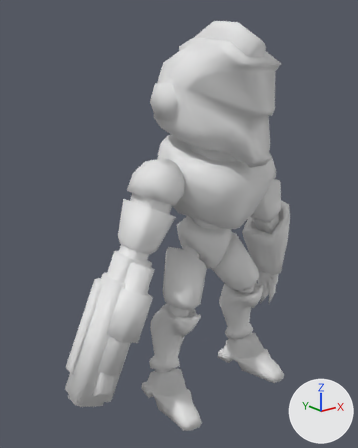
Before and after pictures for a commit that changed the FBX model Assets/Art/Models/hero/PK_model_monster_2.FBX.
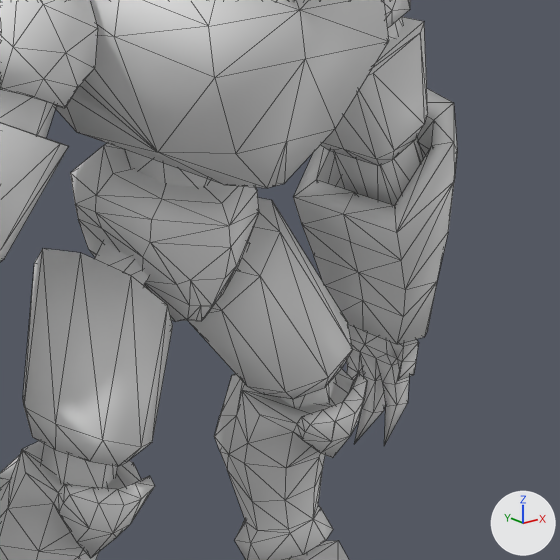
Each version is shown whole from a camera (50 mm lens) standing at (-1.628, -1.718, 1.656) and looking at (-0.195, 0.073, 0.94), then close up on the part from 44% to 89% of the width and 39% to 76% of the height. The axes (+X, +Y, +Z) are drawn at lower right. The lights are the same throughout. The close-ups show mesh edges as thin lines. Materials are left out; every surface is plain grey. Where no turn or scale is listed for an object, it has been applied to the vertices. Vertices at the same position are counted once.

Objects in the first close-up: 'PK_model_monster_2'.
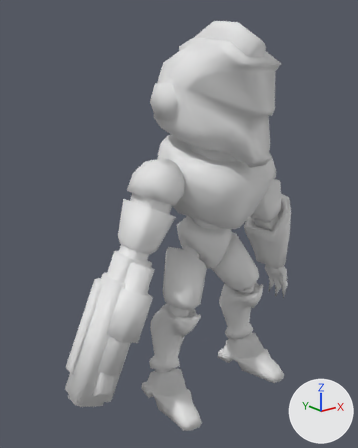
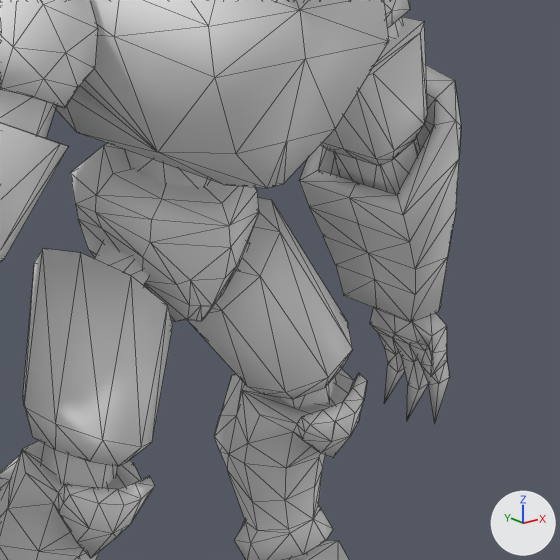
The newer file is also rescaled (x9.592), turned or shifted as a whole; pictures and numbers use the older file's frame.

Pixel boxes [x1, y1, x2, y2] of what changed, in the close-ups (560 x 560 px; the box of a moved part takes in the faces that stretch with it):
'PK_model_monster_2', reshaped
    before: [0, 0, 457, 560]
    after: [0, 0, 461, 560]
part 1 of me_mesh, moved or reshaped
    before: [346, 325, 419, 446]
    after: [370, 308, 449, 423]
part 2 of me_mesh, moved or reshaped
    before: [293, 89, 457, 344]
    after: [299, 65, 461, 322]

The change, as a list of edits to the scene's bpy script:
```text
Change me_mesh:
    used by ob_pk_model_monster_2
    remove me_mesh.from_pydata(...)  # 1383 vertices, 2388 faces; spans x -0.82..0.58, y -0.28..0.28, z -0.01..1.86
    add me_mesh.from_pydata(...)  # 1383 vertices, 2388 faces; spans x -0.82..0.61, y -0.28..0.28, z -0.01..1.86
    me_mesh part 1: the loose piece of 62 vertices spanning x 0.42..0.54, y -0.01..0.17, z 0.29..0.54 is turned -18.5 degrees about the y axis through its middle, then moved by (0.07, -0.03, 0.02)
    me_mesh part 2: 68 of 1383 vertices moved; they spanned x 0.38..0.58, y -0.04..0.22, z 0.51..0.95 and now span x 0.39..0.59, y -0.05..0.22, z 0.55..0.99; mean shift (0.0, 0.0, 0.04); largest move (0.56, 0.09, 0.51) -> (0.59, 0.08, 0.55)
```
